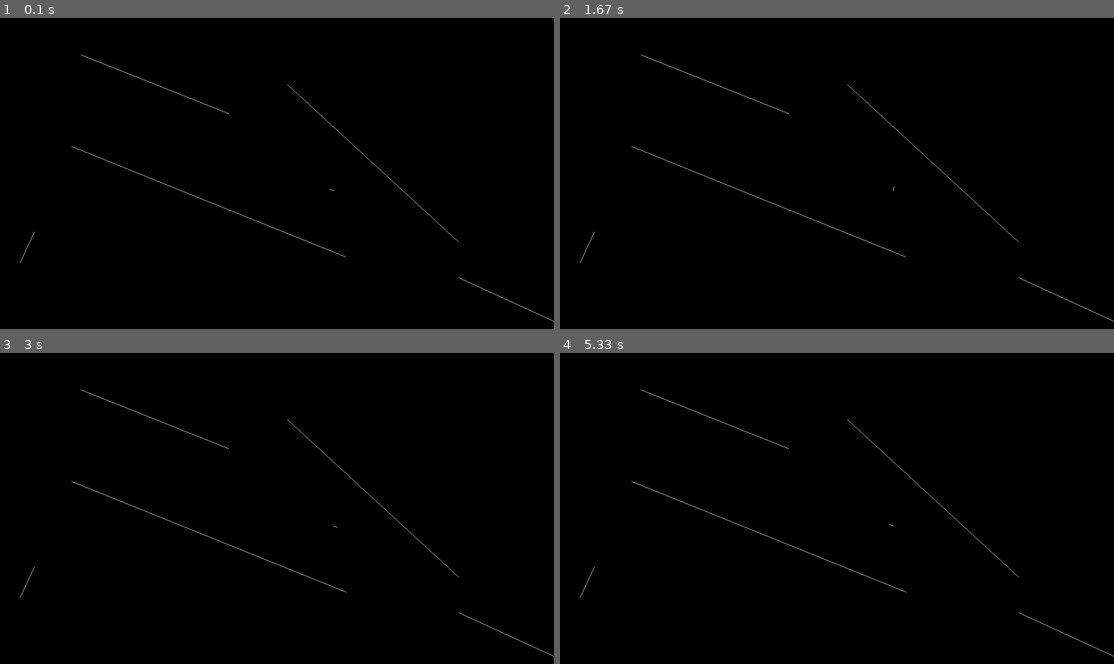
Above: before the commit, frames 1-4 (two rows, left to right).
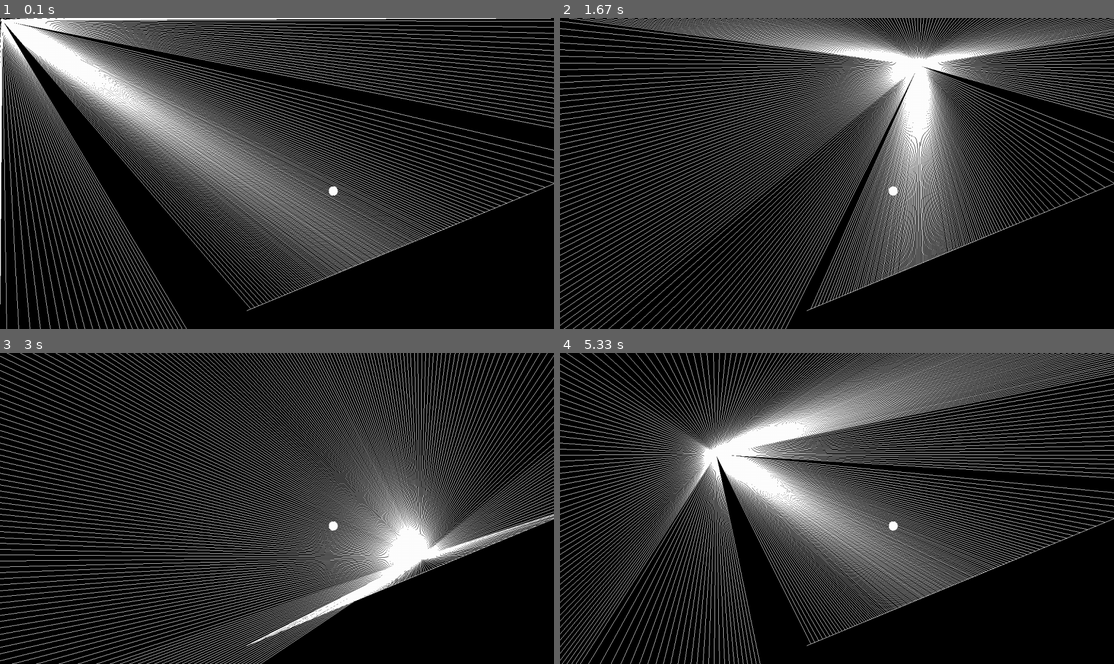
Above: after the commit, the same moments.

Repository: 0dminnimda/ray_cast
Game: pygame game, started from classes.py
The game is run twice, just before and just after one commit, with the same random seed, the same clock (stepped at 60 frames per second) and the same inputs.
Inputs (mouse positions are in pixels of both pictures, inside the frame that each line leads up to):
- Up to frame 1 (0.1 s): no input
- Up to frame 2 (1.67 s): move the mouse to (814, 185) at 0.37 s; move the mouse to (704, 176) at 0.87 s; move the mouse to (920, 64) at 1.2 s
- Up to frame 3 (3 s): move the mouse to (288, 402) at 1.7 s; move the mouse to (282, 539) at 2.27 s; move the mouse to (421, 558) at 2.6 s
- Up to frame 4 (5.33 s): move the mouse to (981, 480) at 3.03 s; move the mouse to (1036, 483) at 3.43 s; move the mouse to (1030, 570) at 4.1 s; move the mouse to (859, 496) at 4.5 s; move the mouse to (715, 452) at 5 s

The runs differ from the first frame. In frame 1, 35% of the frame differs, in the area x 0-100%, y 0-100%; in frame 2, 35%; in frame 3, 32%; in frame 4, 38%.

Commit message:
Update classes.py

Diff:
--- a/classes.py
+++ b/classes.py
@@ -17,7 +17,7 @@
         """
         calculate vector length
         """
-        return np.linarg.norm([self.x, self.y])
+        return np.linalg.norm([self.x, self.y])
 
     def rot(self, ang):
         """
@@ -86,16 +86,62 @@
         else:
             return None
 
+class Particle:
+    def __init__(self):
+        global w, h
+        self.pos = Vector(w/2, h/2)
+        self.rays = []
+        for a in range(360):
+            self.rays.append(Ray(self.pos.x, self.pos.y, radians(a)))
+
+    def update(self, x, y):
+        self.pos.x = x
+        self.pos.y = y
+
+    def look(self, walls):
+        global pd
+        for i in range(len(self.rays)):
+            ray = self.rays[i]
+            closest = 0
+            record = float("inf")
+            for wall in walls:
+                pt = ray.cast(wall)
+                if pt != None:
+                    d = Vector2(self.pos.x, self.pos.y, pt.x, pt.y).len()
+                    if d < record:
+                        record = d
+                        closest = pt
+            if closest != 0:
+                pd.line((self.pos.x, self.pos.y), (closest.x, closest.y))
+
+    def show(self):
+        global pd
+        pd.circ((self.pos.x, self.pos.y), 4)
+        for ray in self.rays:
+            ray.show()
+
 def make_walls(w, h, wall_num):
     return [Boundary(ri(0, w), ri(0, h), ri(0, w), ri(0, h)) for i in range(wall_num)]
 
 pd = pyg_draw(2)
 mou = mou_pos(pd)
 md = mou.mang
+mp = mou.mpos
 w, h = pd.scr
 num = 5
 walls = make_walls(w, h, num)
 v = Ray(w/2, h/2, radians(0))
+
+
+walls = []
+
+num = 1
+walls = make_walls(w, h, num)
+walls.append(Boundary(-1, -1, w, -1))
+walls.append(Boundary(w, -1, w, h))
+walls.append(Boundary(w, h, -1, h))
+walls.append(Boundary(-1, h, -1, -1))
+particle = Particle()
 
 run = True
 c = 0
@@ -110,8 +156,12 @@
     for wall in walls:
         wall.show()
 
-    v.show()
-    v.rot(md())
+    particle.update(*mp(cent=0))
+    particle.show()
+    particle.look(walls)
+
+    #v.show()
+    #v.rot(md())
 
     pd.upd()
     pd.fill()
